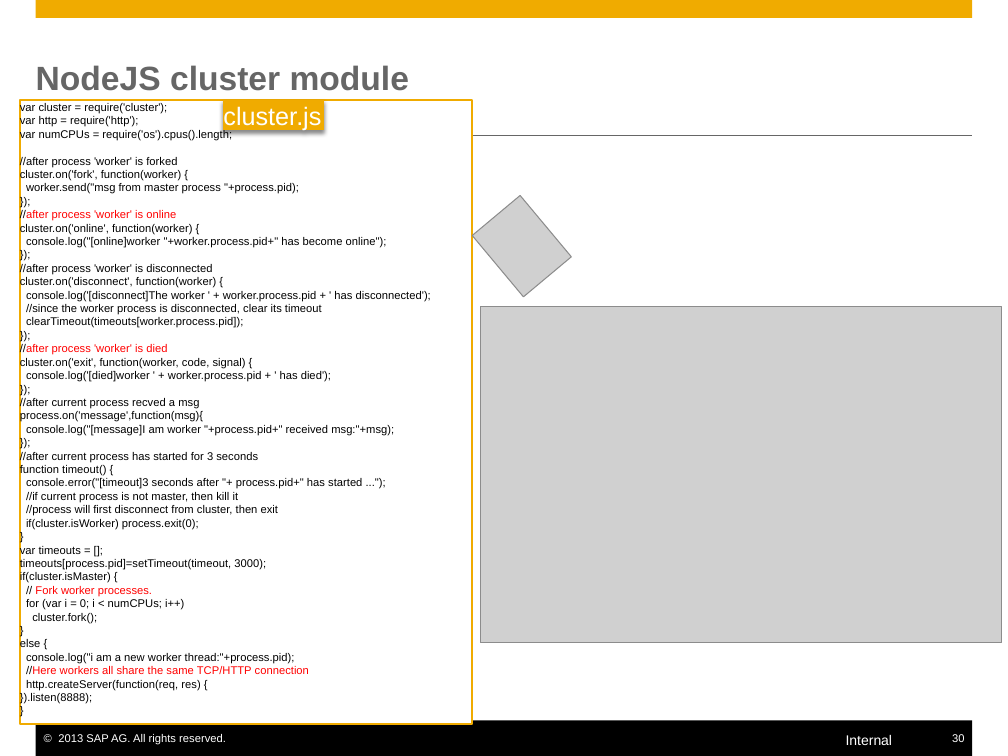
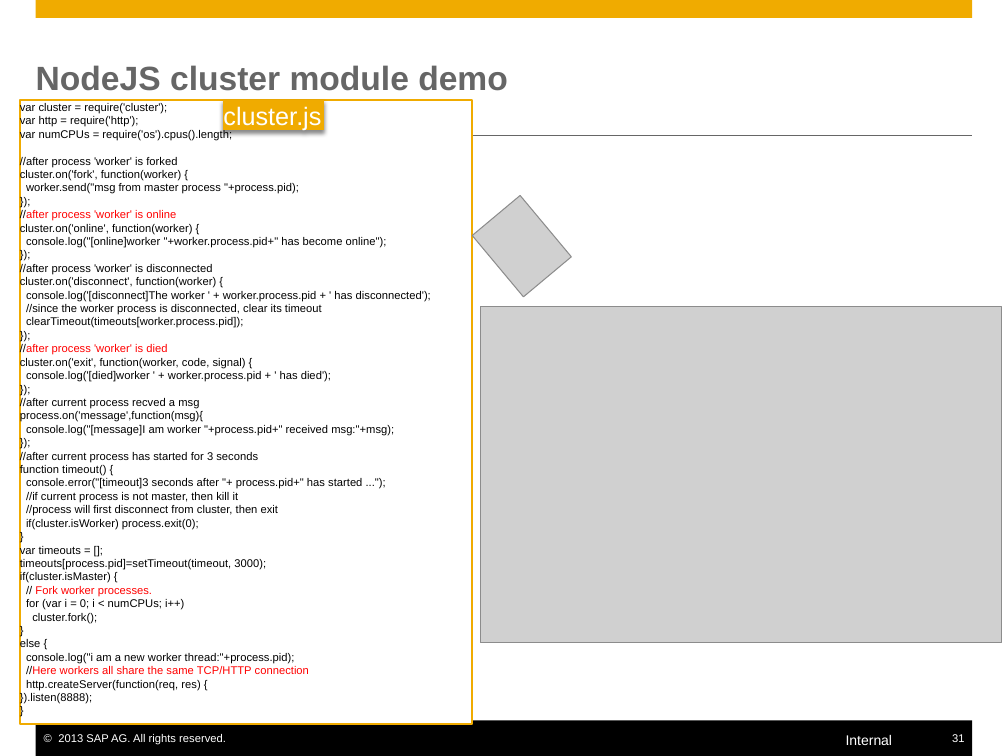
Before and after one commit to yjhcjykwbk-jlsec/mynodejs, a slide deck: slide 31 of nodejs.pptx (slide 30 before the commit). Drawn at 1008x756 pixels with LibreOffice and Linux fonts; fonts in the diff are those of the drawing; grey boxes stand for pictures. Boxes give left, top, right and bottom in pixels: in the first picture for what was removed or moved away, otherwise in the second. Text is boxed around its words. In the diff, an @@ line names an element or a change of style, - is before the commit and + after.

```diff
--- a/nodejs.pptx
+++ b/nodejs.pptx
@@ title at (x1=36, y1=65, x2=508, y2=91): text changed @@
-NodeJS cluster module
+NodeJS cluster module demo
@@ page number at (x1=952, y1=734, x2=964, y2=742): text changed @@
-30
+31
```
Also in this commit, not shown: 17 other slides changed, 8 slides added, 2 slides removed, 6 other files.
